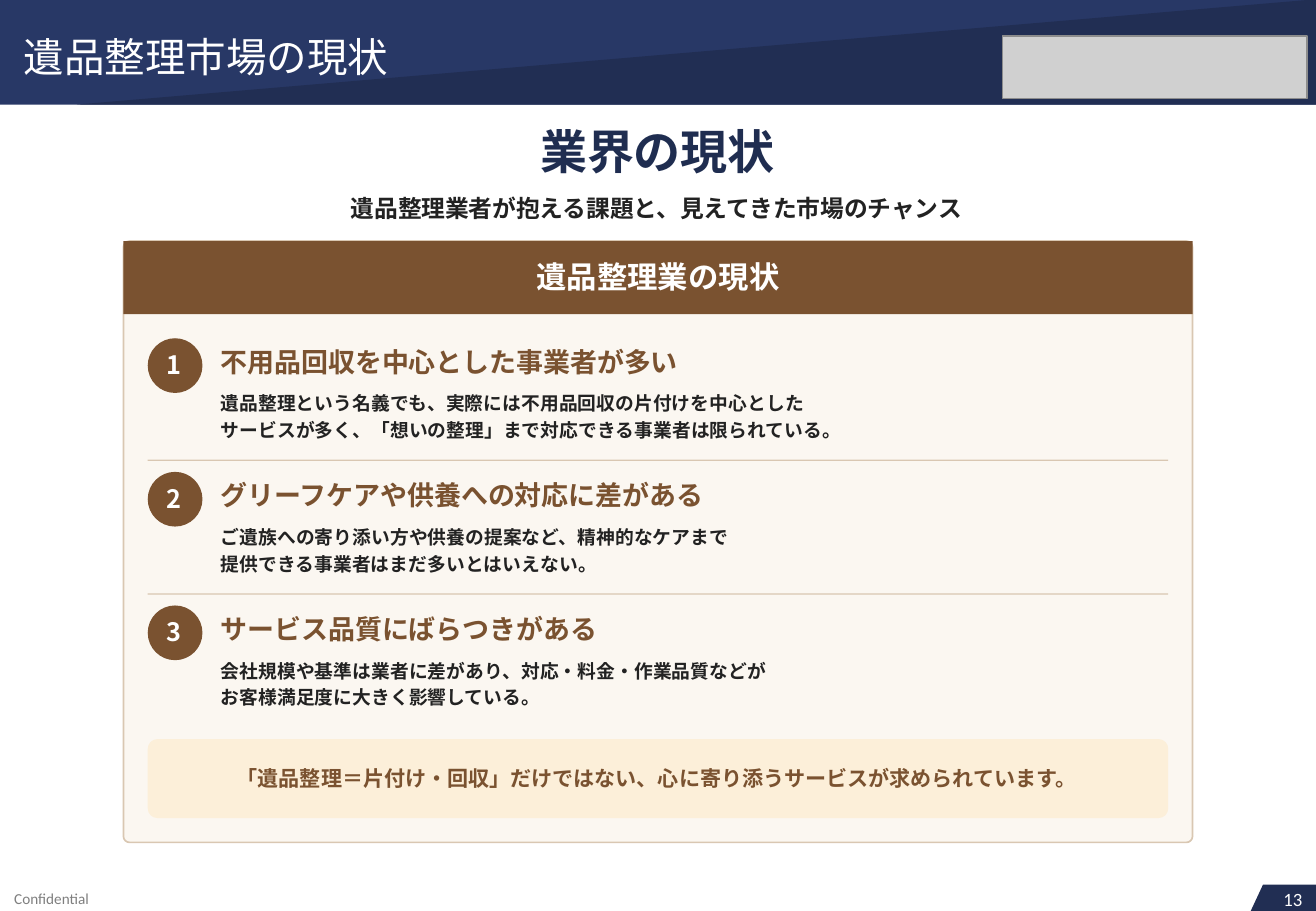
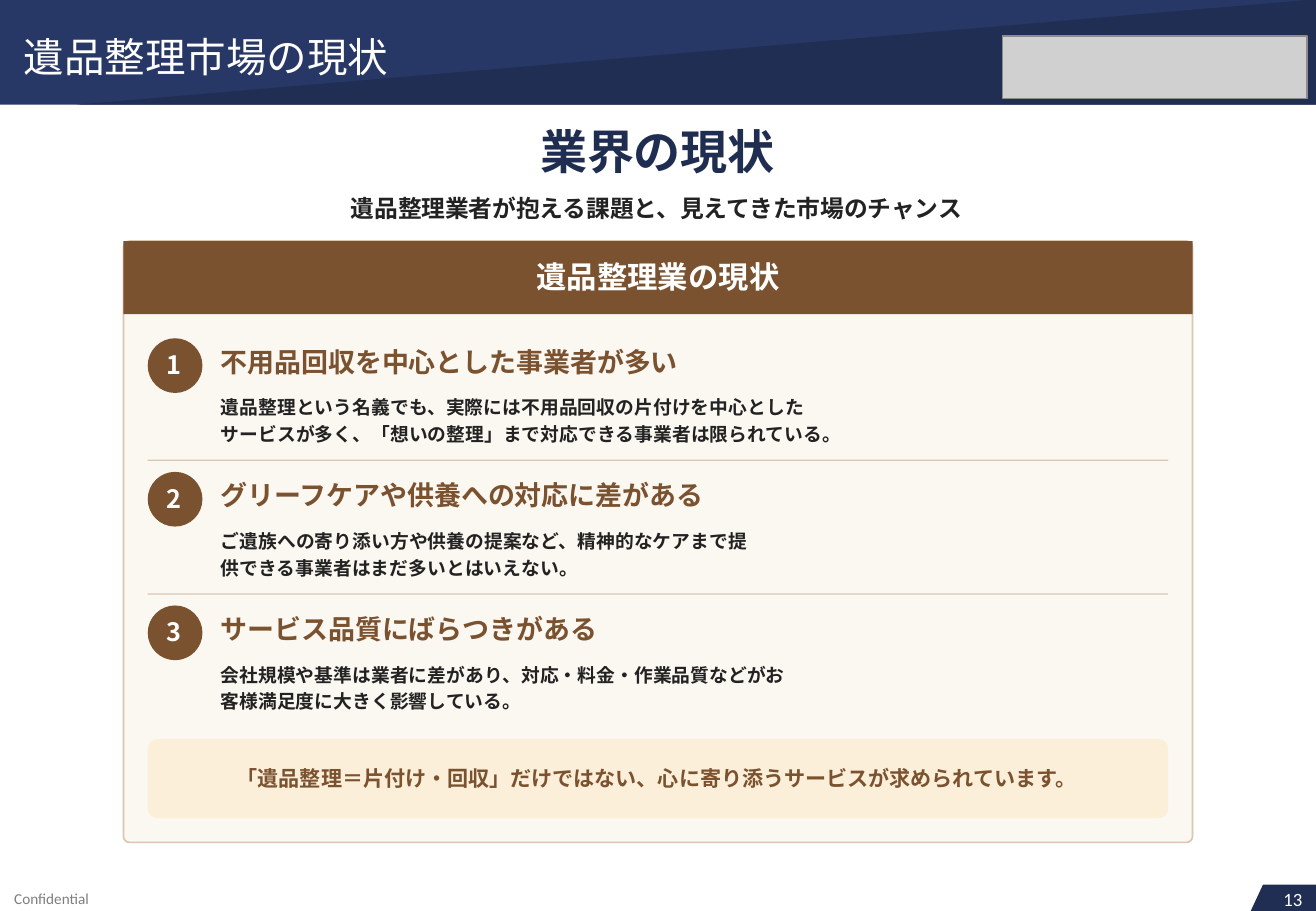
Before and after one commit to soshiro-iki-sys/-, a slide deck: slide 13 of proposals/REVIVAL_LINK様_ご提案書.pptx. Drawn at 1316x911 pixels with LibreOffice and Linux fonts; fonts in the diff are those of the drawing; grey boxes stand for pictures. Boxes give left, top, right and bottom in pixels: in the first picture for what was removed or moved away, otherwise in the second. Text is boxed around its words. In the diff, an @@ line names an element or a change of style, - is before the commit and + after.

```diff
--- a/proposals/REVIVAL_LINK様_ご提案書.pptx
+++ b/proposals/REVIVAL_LINK様_ご提案書.pptx
@@ text at box(221, 398, 804, 416): line spacing 1 to 15.8pt @@
@@ text at box(221, 425, 841, 443): paragraph added @@
+サービスが多く、「想いの整理」まで対応できる事業者は限られている。
@@ text removed at box(221, 421, 841, 439) @@
-サービスが多く、「想いの整理」まで対応できる事業者は限られている。
@@ text at box(221, 532, 747, 577): text changed @@
-ご遺族への寄り添い方や供養の提案など、精神的なケアまで
+ご遺族への寄り添い方や供養の提案など、精神的なケアまで提供できる事業者はまだ多いとはいえない。
@@ text removed at box(221, 555, 597, 573) @@
-提供できる事業者はまだ多いとはいえない。
@@ text at box(221, 666, 785, 710): text changed @@
-会社規模や基準は業者に差があり、対応・料金・作業品質などが
+会社規模や基準は業者に差があり、対応・料金・作業品質などがお客様満足度に大きく影響している。
@@ text removed at box(221, 688, 540, 706) @@
-お客様満足度に大きく影響している。
```
Also in this commit, not shown: 56 other slides changed, 2 other files.
